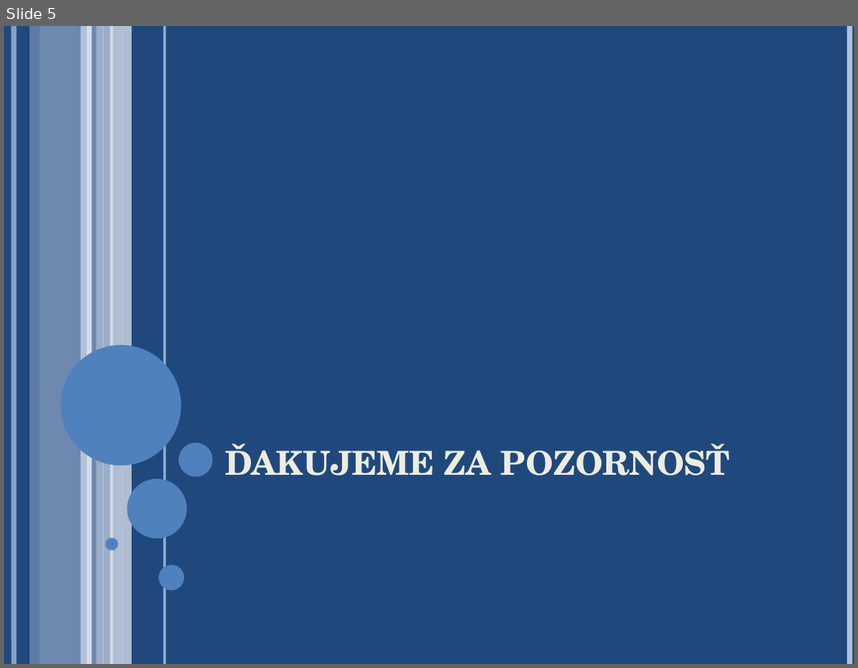
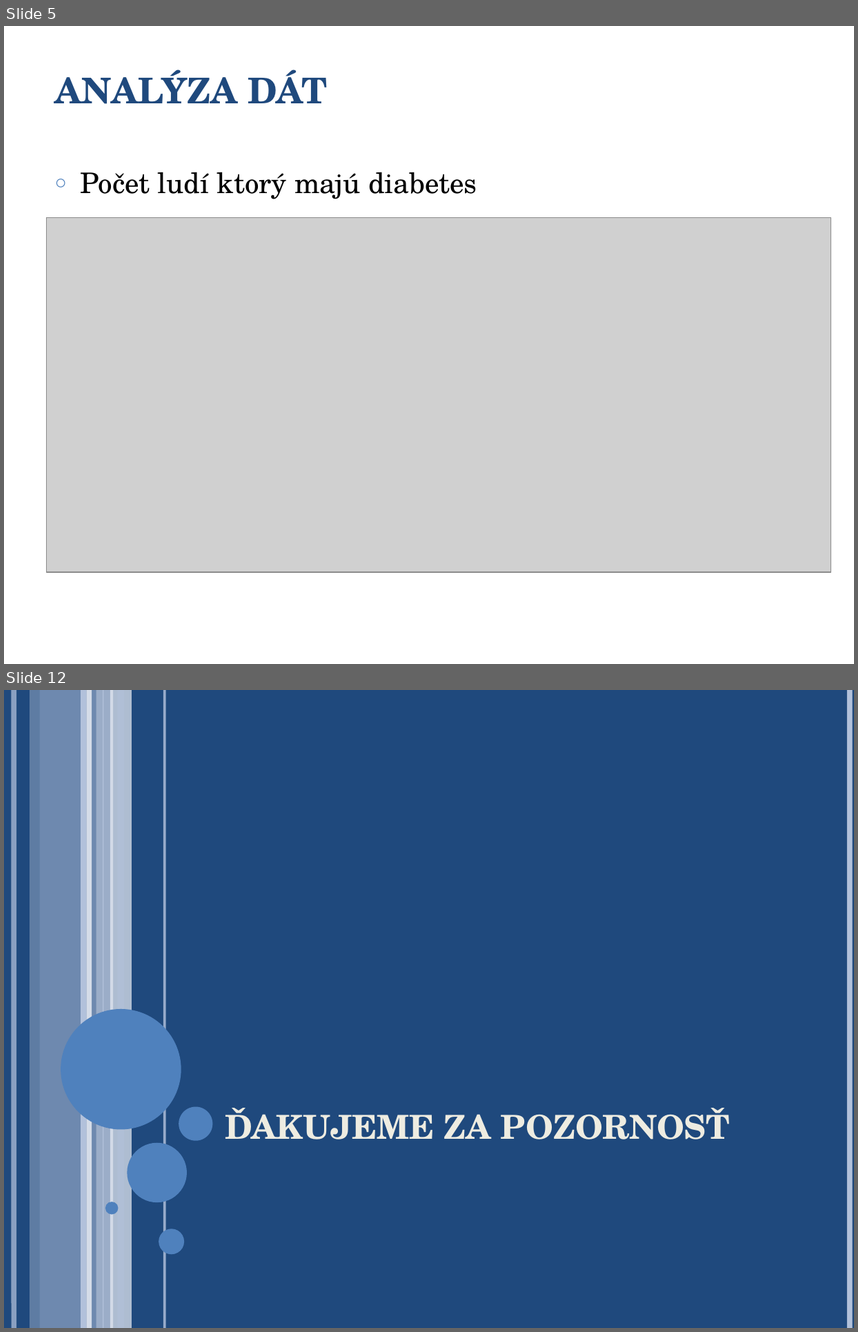
Before and after one commit to georgeob/Mate_NS2020, a slide deck: presentation.ppt. Shown one above the other, each under a label of ours: slide 5 before the commit, slides 5 and 12 after it; the slides between them are not shown. The pictures are 858x668 and 858x1332 pixels, drawn with LibreOffice and Linux fonts; fonts in the diff are those of the drawing; grey boxes stand for pictures. Boxes give left, top, right and bottom in pixels: in the first picture for what was removed or moved away, otherwise in the second. Text is boxed around its words. In the diff, an @@ line names an element or a change of style, - is before the commit and + after.

```diff
--- a/presentation.ppt
+++ b/presentation.ppt
@@ slide 5 added at (4,26,854,664), background #FFFFFF @@
@@ title added at (55,69,328,104), 30 pt, text #1F497D, bold @@
+ANALÝZA DÁT
@@ text added at (80,172,477,199), 24 pt, text #000000 @@
+○ Počet ludí ktorý majú diabetes
@@ picture added at (47,217,831,572) @@
@@ page number added at (783,570,793,596), 14 pt, text #FFFFFF, bold @@
+5
@@ what was slide 5 is now slide 12 @@
```
Also in this commit, not shown: 4 slides changed, 7 other slides added, 1 slide removed.
